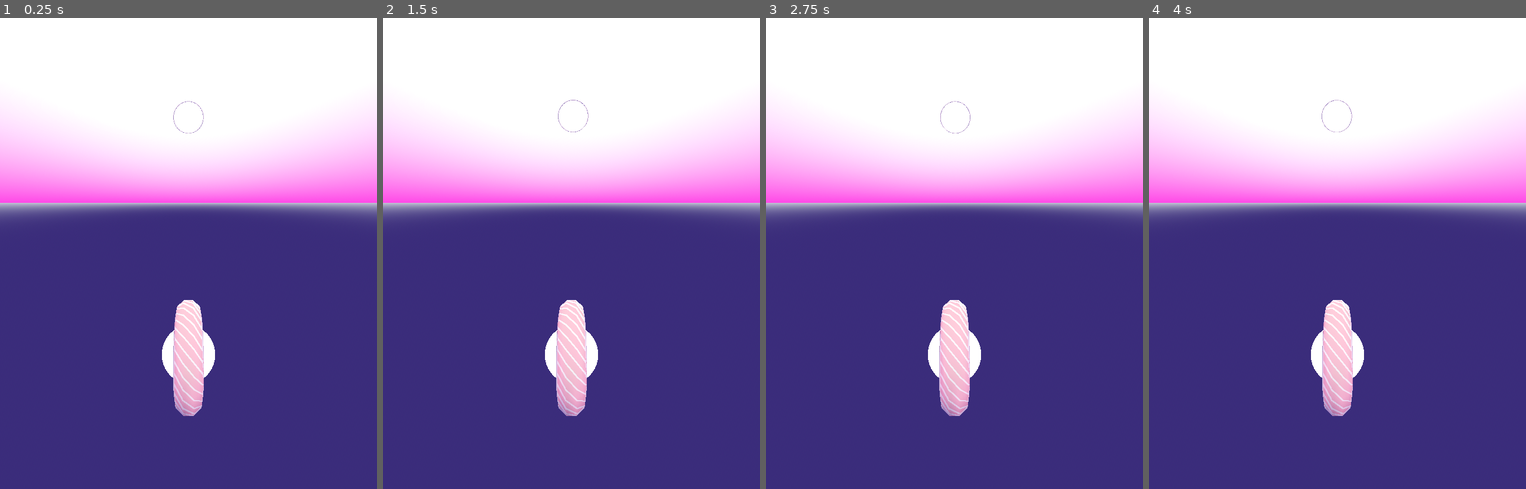
Above: before the commit, frames 1-4 (left to right).
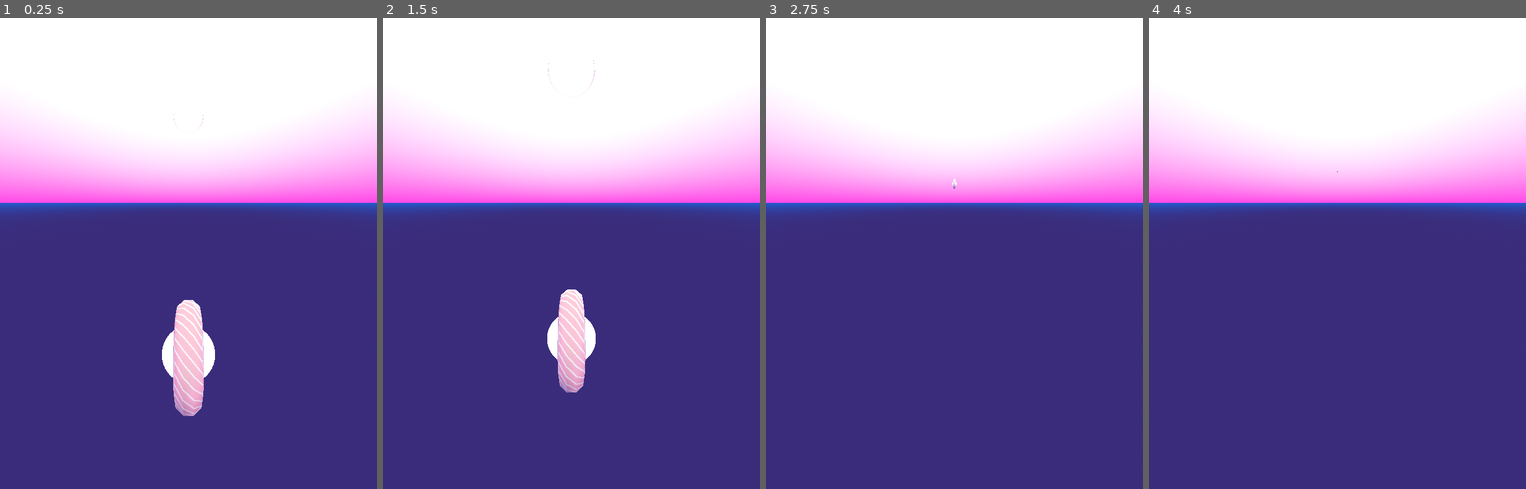
Above: after the commit, the same moments.

Repository: nergnezor/wheel
Game: Godot game, scene res://node_3d.tscn
The game is run twice, just before and just after one commit, with the same random seed, the same clock (stepped at 60 frames per second) and the same inputs.
Inputs (mouse positions are in pixels of both pictures, inside the frame that each line leads up to):
- Up to frame 1 (0.25 s): no input
- Up to frame 2 (1.5 s): tap Enter (ui_accept) at 0.5, 0.77, 0.8, 1.07, 1.35 s; move the mouse to (654, 229) at 0.52 s; hold Right (ui_right) 0.53-1.28 s; tap Tab (ui_focus_next) at 0.6 s; click (654, 229) at 0.67 s; move the mouse to (496, 277) at 1.27 s; hold Down (ui_down) from 1.28 s (still down); click (496, 277) at 1.42 s
- Up to frame 3 (2.75 s): tap Enter (ui_accept) at 1.52, 1.82, 2.3 s; tap Tab (ui_focus_next) at 1.55, 2.1 s; move the mouse to (992, 149) at 2.02 s; release Down (ui_down) at 2.03 s; hold Right (ui_right) from 2.03 s (still down); click (992, 149) at 2.17 s
- Up to frame 4 (4 s): tap Enter (ui_accept) at 2.75, 3.02, 3.32, 3.5, 3.6, 3.77 s; move the mouse to (1318, 347) at 2.77 s; release Right (ui_right) at 2.78 s; hold Up (ui_up) 2.78-3.53 s; tap Tab (ui_focus_next) at 2.85 s; click (1318, 347) at 2.92 s; move the mouse to (1450, 324) at 3.52 s; hold Left (ui_left) from 3.53 s (still down); click (1450, 324) at 3.67 s

The runs differ from the first frame. In frame 1, 2.2% of the frame differs, in the area x 0-100%, y 17-43%; in frame 2, 3.9%; in frame 3, 4.4%, in the area x 0-100%, y 17-85%; in frame 4, 4.4%.

Commit message:
mouse button control

Diff:
--- a/node_3d.tscn
+++ b/node_3d.tscn
@@ -11,7 +11,7 @@
 sky_energy_multiplier = 1.93
 sky_cover_modulate = Color(0, 0.67451, 0.870588, 1)
 ground_bottom_color = Color(0.164706, 0.12549, 0.364706, 1)
-ground_horizon_color = Color(0.637426, 0.644873, 0.728676, 1)
+ground_horizon_color = Color(0.0980392, 0.262745, 0.709804, 1)
 sun_angle_max = 61.11
 
 [sub_resource type="Sky" id="Sky_oxvgg"]
@@ -152,17 +152,16 @@
 
 [node name="MeshInstance3D" type="MeshInstance3D" parent="pipe"]
 transform = Transform3D(1, 0, 0, 0, 1, 0, 0, 0, 1, 2.08165e-12, 2.08165e-12, 2.08165e-12)
-visible = false
 transparency = 0.8
 mesh = SubResource("CylinderMesh_ee0p3")
 
 [node name="CollisionShape3D2" type="CollisionShape3D" parent="pipe"]
 transform = Transform3D(1, 0, 0, 0, 1, 0, 0, 0, 1, 2.08165e-12, 2.08165e-12, 2.08165e-12)
-visible = false
 shape = SubResource("ConcavePolygonShape3D_4dcsf")
 
 [node name="CSGTorus3D" type="CSGTorus3D" parent="pipe"]
 transform = Transform3D(1, -3.07049e-21, 0, 6.67038e-21, 1, 0, 0, 0, 1, 0, 0, 0)
+visible = false
 inner_radius = 5.0
 outer_radius = 5.2
 sides = 64
--- a/player.gd
+++ b/player.gd
@@ -10,33 +10,9 @@
 	start_transform = transform
 
 func _physics_process(delta):
-	# Add force to the player
-	var input_dir = Input.get_vector("ui_left", "ui_right", "ui_up", "ui_down")
-	if input_dir.length() > 0:
-		var x_direction = (transform.basis * Vector3(input_dir.x, 0, 0)).normalized()
-		# add_constant_central_force(x_direction *1000)
-		apply_central_force(x_direction * 100000)
-		print("hrj")
-
-
-	# var lean = rotation.z
-	# if abs(lean) > 0.1:
-	# 	print("Lean: ", lean)
-#		transform.basis.z = Vector3(0,0,1)
-		# transform.basis = Basis(Vector3(0,0,1), lean * 0.1) * transform.basis
-#			apply_central_force(Vector3(0,0,-lean * 1000))
-
-	var turn = rotation.y
-#	if abs(turn) > 0.1:
-#		print("Turn: ", turn)
-		# set y rotation to 0
-#		transform.basis.y = Vector3(0,1,0)
-#		apply_torque_impulse(Vector3(0,turn * 10000,0))
-		# transform.basis = Basis(Vector3(0,1,0), turn * 0.1) * transform.basis
-		# apply_central_force(Vector3(0,0,-lean * 1000))
 
 	# Reset button
-	if Input.is_action_just_pressed("ui_focus_next"):
+	if Input.is_mouse_button_pressed(MOUSE_BUTTON_RIGHT):
 		print("Reset")
 		transform = start_transform
 		var camera = get_node("../camera")
@@ -45,9 +21,12 @@
 		angular_velocity = Vector3()
 
 	# Pause if space is pressed
-	if Input.is_action_just_pressed("ui_accept"):
-		paused = !paused
-		print("Paused: ", paused)
+	if Input.is_mouse_button_pressed(MOUSE_BUTTON_LEFT):
+		# paused = !paused
+		# Add forward rotation force
+		apply_central_impulse(Vector3(0, 0, 1) * 100000)
+		print("Accelerate: ")
+
 
 	if paused:
 		linear_velocity = Vector3()
Not shown, changed: web/index.html
Not shown, changed: web/index.pck
